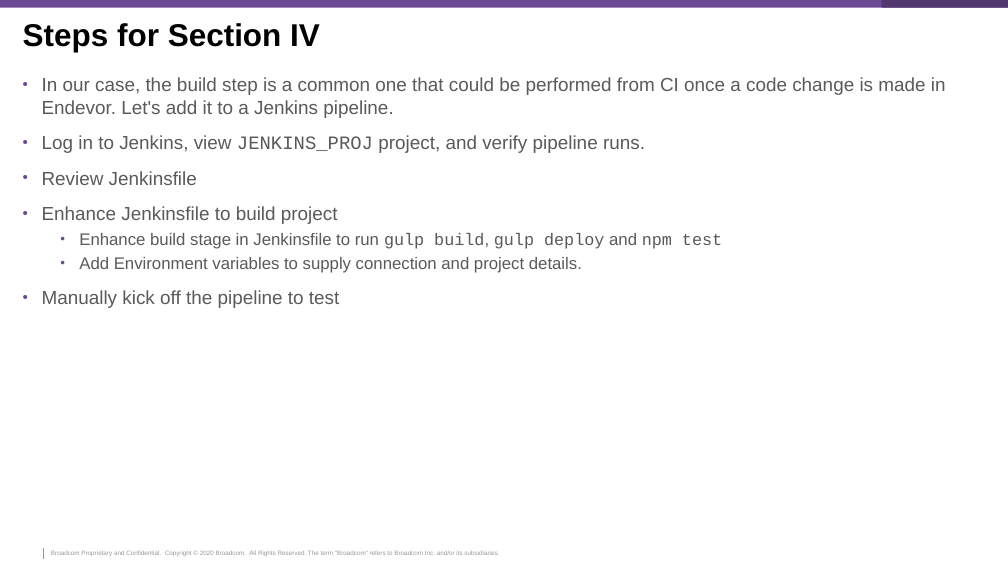
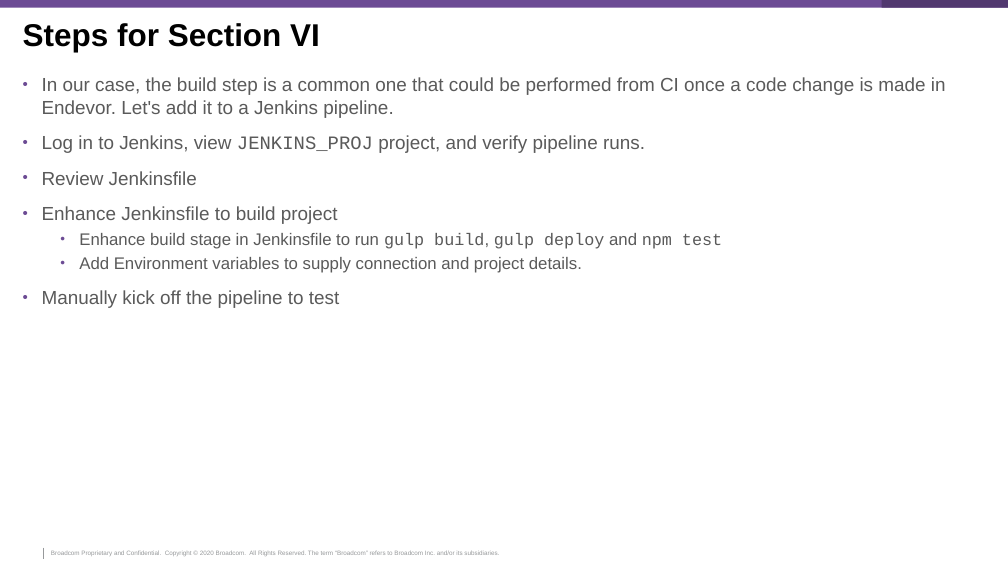
Before and after one commit to McQuitty-Broadcom/Zowe-DevOps-Example, a slide deck: slide 74 of .workshop/DevOps-Workshop.pptx (slide 75 before the commit). Drawn at 1008x567 pixels with LibreOffice and Linux fonts; fonts in the diff are those of the drawing; background and template pictures are left out. Boxes give left, top, right and bottom in pixels: in the first picture for what was removed or moved away, otherwise in the second. Text is boxed around its words. In the diff, an @@ line names an element or a change of style, - is before the commit and + after.

```diff
--- a/.workshop/DevOps-Workshop.pptx
+++ b/.workshop/DevOps-Workshop.pptx
@@ title at <box>23,23,320,52</box>: text changed @@
-Steps for Section IV
+Steps for Section VI
```
Also in this commit, not shown: 6 other slides changed, 1 slide removed.
